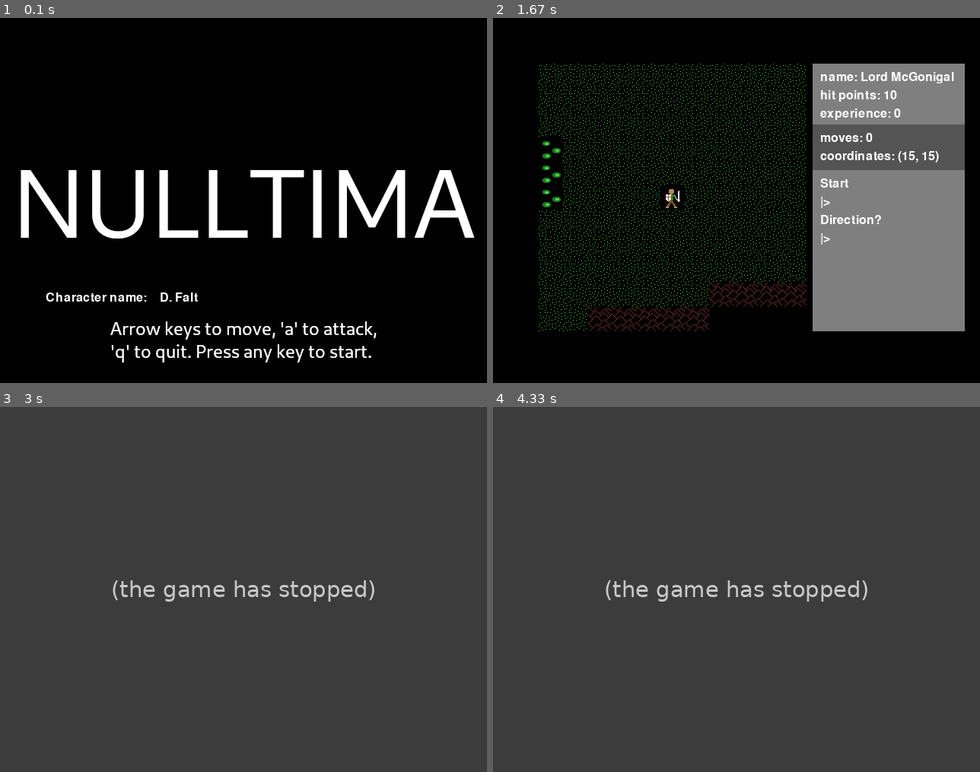
Above: before the commit, frames 1-4 (two rows, left to right).
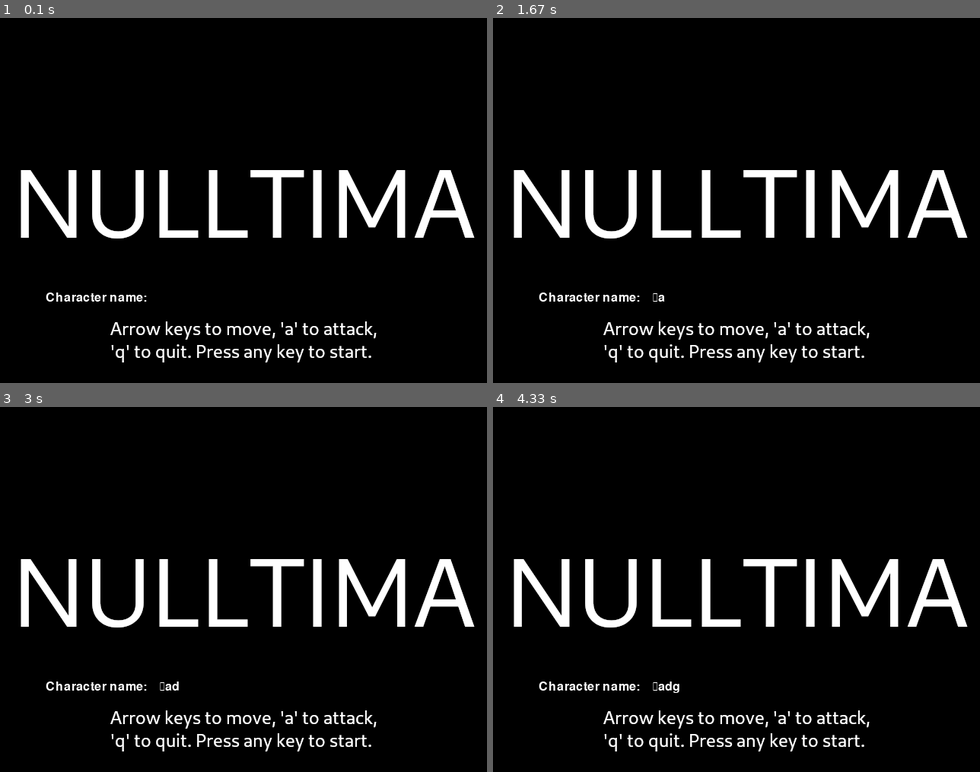
Above: after the commit, the same moments.

Repository: josh-reynolds/Python
Game: pygame game, started from pygame/nulltima/demo.py
Same seed, same stepped clock (60 frames per second), same inputs: the game is played once before the commit and once after it.
Inputs:
- Up to frame 1 (0.1 s): no input
- Up to frame 2 (1.67 s): tap Enter at 0.33 s; tap A at 0.67 s
- Up to frame 3 (3 s): tap D at 2 s
- Up to frame 4 (4.33 s): tap G at 3.33 s

The runs differ from the first frame. In frame 1, less than 0.1% of the frame differs, in the area x 32-41%, y 75-78%; in frame 2, 30%; in frame 3, 100%, in the area x 0-100%, y 0-100%; in frame 4, 100%.
Error before the commit: UnboundLocalError: cannot access local variable 'direction' where it is not associated with ...; the game stopped at 2.02 s (later frames are placeholders)

Commit message:
Appending keystrokes to EditableText - temporarily suppressing next level functionality

Diff:
--- a/pygame/nulltima/demo.py
+++ b/pygame/nulltima/demo.py
@@ -7,7 +7,7 @@
 
         TitleScreen(caption='Welcome to Nulltima!')
         Text(text='Character name: ', pos=(60, 360))
-        EditableText(text='D. Falt', pos=(210, 360))
+        EditableText(text='', pos=(210, 360))
 
         Overworld(caption='<====!~ NulltimA ~!====>')
         Grid(size=(11, 11), pos=(60, 60))
--- a/pygame/nulltima/game.py
+++ b/pygame/nulltima/game.py
@@ -56,7 +56,15 @@
         self.rect.topleft = self.pos
 
     def draw(self):
-        Game.screen.blit(self.img, self.rect)
+        self.render()
+        Game.screen.blit(self.img, self.rect)
+
+    def do_event(self, event):
+        if event.type == KEYDOWN:
+            self.insert_text(event.unicode)
+
+    def insert_text(self, text):
+        self.text += text
 
 class StatusDisplay(Component):
     def __init__(self, pos):
@@ -233,8 +241,9 @@
         pygame.display.flip()
 
     def do_event(self, event):
-        if event.type == KEYDOWN:
-            Game.next_level()
+        self.components[1].do_event(event)
+        #if event.type == KEYDOWN:
+            #Game.next_level()
 
 class EndScreen(Level):
     def __init__(self, **options):
